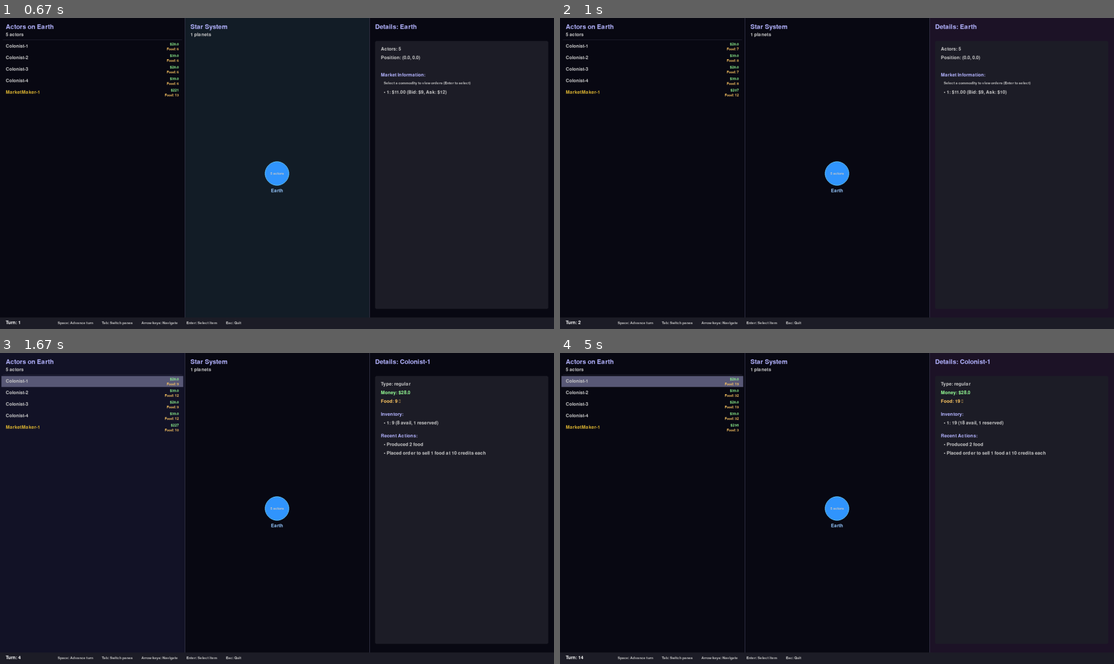
Above: before the commit, frames 1-4 (two rows, left to right).
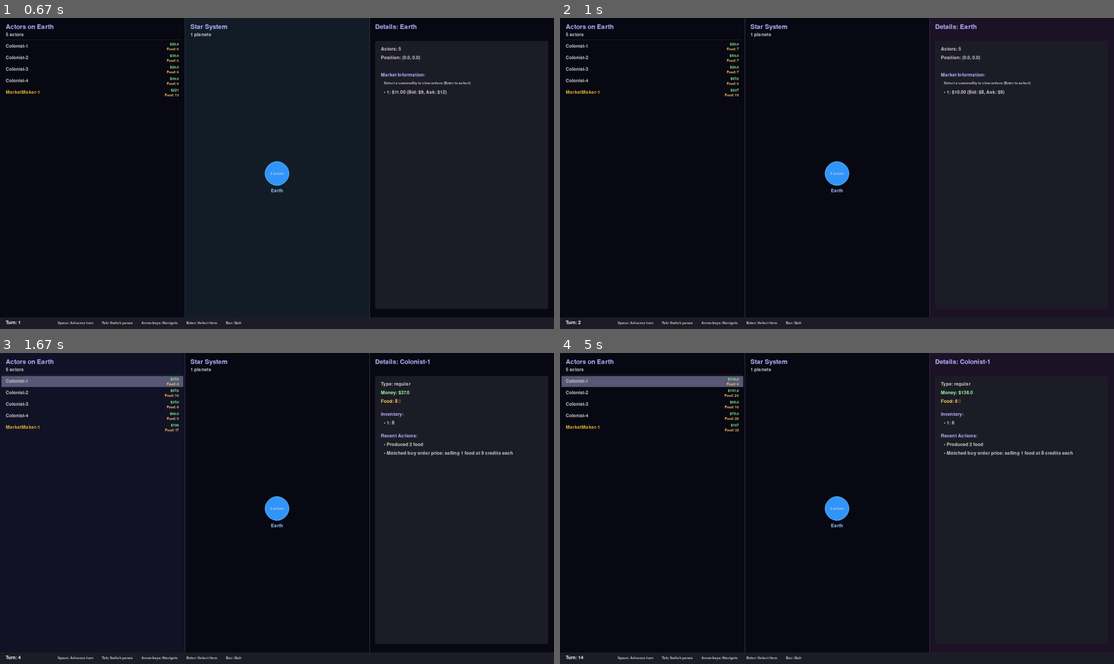
Above: after the commit, the same moments.

Repository: tcgarvin/spacesim2
Game: pygame game, started from spacesim2/__main__.py
Two runs of this game, one before a commit and one after it. Both use one fixed random seed, a clock stepped at 60 frames per second and the inputs below.
Inputs (mouse positions are in pixels of both pictures, inside the frame that each line leads up to):
- Up to frame 1 (0.67 s): tap Space at 0.33 s
- Up to frame 2 (1 s): hold Right from 0.67 s (still down); tap Space at 0.73 s
- Up to frame 3 (1.67 s): tap Space at 1.03, 1.57 s; release Right at 1.13 s; click "Food: 8" at 1.22 s; hold Up from 1.5 s (still down)
- Up to frame 4 (5 s): release Up at 1.8 s; hold Right 1.83-2.3 s; tap Space at 1.9, 2.2, 2.4, 2.7, 2.97, 3.3, 3.6, 3.73, 4.47, 4.77 s; hold Left 2.33-2.87 s; hold Down 2.9-3.2 s; hold Left 3.23-3.63 s; hold Up 3.67-4.03 s; click (1041, 617) at 4.12 s; hold Right from 4.4 s (still down)

Frame 1 is identical in both runs. In frame 2, less than 0.1% of the frame differs, in the area x 30-81%, y 11-26%; in frame 3, 0.3%; in frame 4, 0.4%, in the area x 29-93%, y 7-34%.

Commit message:
Update colonist market behavior to match existing orders
- Modified the regular actor market behavior to look for existing orders first
- When buying, colonists now match the lowest available sell order price
- When selling, colonists now match the highest available buy order price
- Added fallback logic when no matching orders exist or prices are unacceptable
- Added affordability checks to ensure colonists don't overspend
- Improved action logging to show when orders are matched

🤖 Generated with [Claude Code](https://claude.ai/code)

Co-Authored-By: Claude <noreply@anthropic.com>

Diff:
--- a/spacesim2/core/actor.py
+++ b/spacesim2/core/actor.py
@@ -136,14 +136,14 @@
             self._do_regular_market_actions()
 
     def _do_regular_market_actions(self) -> None:
-        """Regular actors buy what they need and sell excess."""
+        """Regular actors buy what they need and sell excess, matching existing orders when possible."""
         if not self.planet or not self.planet.market:
             return
 
         market = self.planet.market
         commodity_type = CommodityType.RAW_FOOD
 
-        # Get existing orders
+        # Get existing actor's orders
         existing_orders = market.get_actor_orders(self)
         buy_orders = existing_orders["buy"]
         sell_orders = existing_orders["sell"]
@@ -152,7 +152,7 @@
         food_quantity = self.inventory.get_quantity(commodity_type)
         available_inventory = self.inventory.get_available_quantity(commodity_type)
 
-        # Get current market price
+        # Get current market price for reference
         food_price = market.get_avg_price(commodity_type)
 
         # Cancel existing buy orders if we have enough food now
@@ -174,58 +174,107 @@
         buy_orders = existing_orders["buy"]
         sell_orders = existing_orders["sell"]
 
-        # Buy food if we don't have enough (less than 6 units including what we'll consume)
-        # and don't have existing buy orders
+        # Check if we need to buy food (less than 6 units)
         if food_quantity < 6 and not buy_orders:
-            # Buy enough to have at least 6 units
+            # Calculate how much food we need
             quantity_to_buy = 6 - food_quantity
 
-            # Set buy price aggressively above market price to increase chance of execution
-            # Higher priority to buy when lower on food
-            price_factor = 1.1 + (0.05 * (5 - food_quantity))  # 1.1 to 1.3 based on need
-            buy_price = int(food_price * price_factor)
-
-            # Place buy order
-            order_id = market.place_buy_order(self, commodity_type, quantity_to_buy, buy_price)
-            if order_id:
-                self.active_orders[order_id] = f"buy {commodity_type.name}"
-                self.last_market_action = f"Placed order to buy {quantity_to_buy} food at {buy_price} credits each"
-
-        # Sell excess food (more than 6 units) if we don't have existing sell orders
-        # Check available inventory to avoid double-counting already reserved food
+            # Get existing sell orders in the market (excluding our own)
+            market_sell_orders = sorted(
+                [o for o in market.sell_orders.get(commodity_type, []) if o.actor != self],
+                key=lambda o: (o.price, o.timestamp)  # Sort by price (lowest first)
+            )
+
+            # Check if there are any sell orders available
+            if market_sell_orders:
+                # Start with the lowest price sell order
+                best_sell_order = market_sell_orders[0]
+
+                # Check if we can afford it
+                max_affordable_quantity = min(
+                    quantity_to_buy,
+                    self.money // best_sell_order.price
+                )
+
+                if max_affordable_quantity > 0:
+                    # Place a matching buy order at exactly the seller's price
+                    order_id = market.place_buy_order(
+                        self, commodity_type, max_affordable_quantity, best_sell_order.price
+                    )
+                    if order_id:
+                        self.active_orders[order_id] = f"buy {commodity_type.name}"
+                        self.last_market_action = f"Matched sell order price: buying {max_affordable_quantity} food at {best_sell_order.price} credits each"
+                else:
+                    # We can't afford any food at current prices - place a lower buy order
+                    # Calculate a price we can afford
+                    affordable_price = self.money // quantity_to_buy if quantity_to_buy > 0 else 0
+
+                    if affordable_price > 0:
+                        order_id = market.place_buy_order(self, commodity_type, quantity_to_buy, affordable_price)
+                        if order_id:
+                            self.active_orders[order_id] = f"buy {commodity_type.name}"
+                            self.last_market_action = f"Can't afford market price, placed buy order: {quantity_to_buy} food at {affordable_price} credits each"
+            else:
+                # No sell orders to match, place our own buy order
+                # Calculate a reasonable price based on the last traded price or base price
+                if self.money >= quantity_to_buy:
+                    buy_price = max(int(food_price * 1.05), quantity_to_buy * 2)  # Slightly above market price
+
+                    # Make sure we don't spend all our money
+                    max_affordable_quantity = min(quantity_to_buy, self.money // buy_price)
+
+                    if max_affordable_quantity > 0:
+                        order_id = market.place_buy_order(self, commodity_type, max_affordable_quantity, buy_price)
+                        if order_id:
+                            self.active_orders[order_id] = f"buy {commodity_type.name}"
+                            self.last_market_action = f"No matching sell orders, placed buy order: {max_affordable_quantity} food at {buy_price} credits each"
+
+        # Check if we should sell excess food (more than 6 units)
         if available_inventory > 6 and not sell_orders:
-            # Sell more aggressively when we have a lot
+            # Calculate how much food we can sell
             quantity_to_sell = available_inventory - 6
 
-            # Set sell price based on quantity (more aggressive with more excess)
-            # Lower minimum price to encourage selling
-            price_factor = 0.98 - (0.02 * min(5, (available_inventory - 6)))  # 0.98 down to 0.88
-            sell_price = max(int(food_price * price_factor), 9)  # Ensure minimum sell price
-
-            # Place sell order
-            order_id = market.place_sell_order(self, commodity_type, quantity_to_sell, sell_price)
-            if order_id:
-                self.active_orders[order_id] = f"sell {commodity_type.name}"
-                self.last_market_action = f"Placed order to sell {quantity_to_sell} food at {sell_price} credits each"
-
-        # If we have existing orders but the price is very outdated, update them
-        for order in buy_orders:
-            current_ideal_buy_price = int(food_price * (1.1 + (0.05 * (5 - food_quantity))))
-            price_diff_percent = abs(order.price - current_ideal_buy_price) / current_ideal_buy_price
-
-            # If price is more than 20% off from what we would place now, update it
-            if price_diff_percent > 0.2:
-                market.modify_order(order.order_id, current_ideal_buy_price)
-                self.last_market_action = f"Updated buy order: {order.quantity} @ {order.price} → {current_ideal_buy_price}"
-
-        for order in sell_orders:
-            current_ideal_sell_price = max(int(food_price * (0.98 - (0.02 * min(5, (food_quantity - 6))))), 9)
-            price_diff_percent = abs(order.price - current_ideal_sell_price) / current_ideal_sell_price
-
-            # If price is more than 20% off from what we would place now, update it
-            if price_diff_percent > 0.2:
-                market.modify_order(order.order_id, current_ideal_sell_price)
-                self.last_market_action = f"Updated sell order: {order.quantity} @ {order.price} → {current_ideal_sell_price}"
+            # Get existing buy orders in the market (excluding our own)
+            market_buy_orders = sorted(
+                [o for o in market.buy_orders.get(commodity_type, []) if o.actor != self],
+                key=lambda o: (-o.price, o.timestamp)  # Sort by price (highest first)
+            )
+
+            # Check if there are any buy orders available
+            if market_buy_orders:
+                # Start with the highest price buy order
+                best_buy_order = market_buy_orders[0]
+
+                # Calculate a reasonable minimum sell price
+                min_sell_price = max(int(food_price * 0.9), 7)  # At least 90% of average price
+
+                # Check if the best buy price is acceptable
+                if best_buy_order.price >= min_sell_price:
+                    # Place a matching sell order at exactly the buyer's price
+                    order_id = market.place_sell_order(
+                        self, commodity_type, quantity_to_sell, best_buy_order.price
+                    )
+                    if order_id:
+                        self.active_orders[order_id] = f"sell {commodity_type.name}"
+                        self.last_market_action = f"Matched buy order price: selling {quantity_to_sell} food at {best_buy_order.price} credits each"
+                else:
+                    # The best buy price is too low for us
+                    # Place a sell order slightly below market price but above our minimum
+                    sell_price = max(int(food_price * 0.95), min_sell_price)  # 95% of market price
+
+                    order_id = market.place_sell_order(self, commodity_type, quantity_to_sell, sell_price)
+                    if order_id:
+                        self.active_orders[order_id] = f"sell {commodity_type.name}"
+                        self.last_market_action = f"Buy prices too low, placed sell order: {quantity_to_sell} food at {sell_price} credits each"
+            else:
+                # No buy orders to match, place our own sell order
+                # Calculate a reasonable price based on the last traded price or base price
+                sell_price = max(int(food_price * 0.95), 8)  # Slightly below market price
+
+                order_id = market.place_sell_order(self, commodity_type, quantity_to_sell, sell_price)
+                if order_id:
+                    self.active_orders[order_id] = f"sell {commodity_type.name}"
+                    self.last_market_action = f"No matching buy orders, placed sell order: {quantity_to_sell} food at {sell_price} credits each"
 
     def _do_market_maker_actions(self) -> None:
         """Market makers provide liquidity by placing both buy and sell orders based on inventory and market conditions."""
